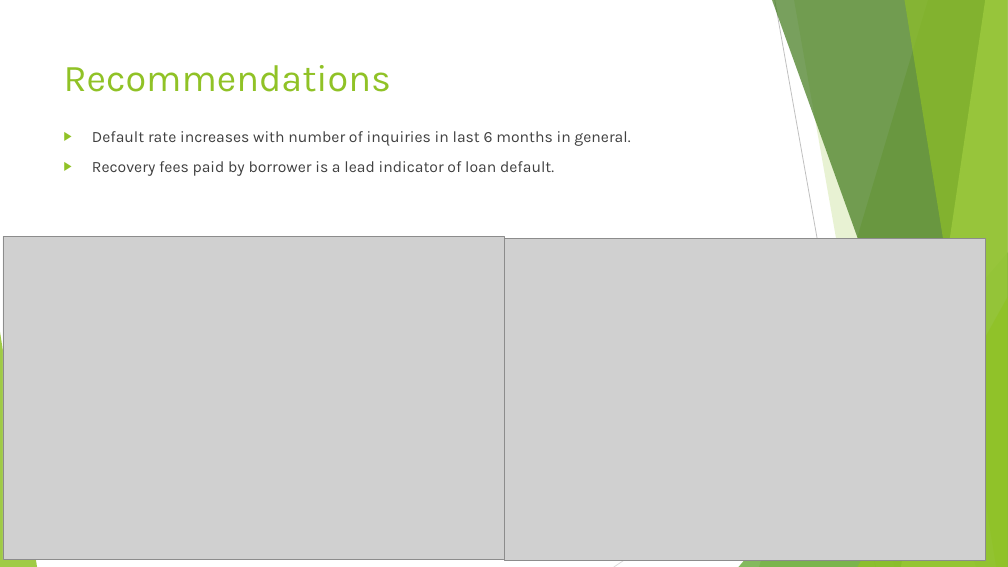
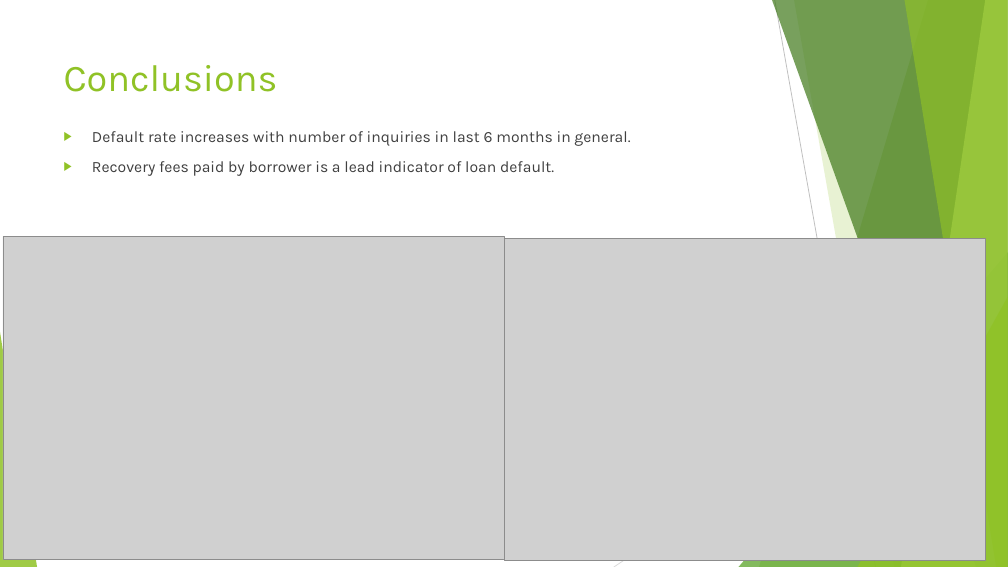
Before and after one commit to sivavaddadi/LendingClubCaseStudy, a slide deck: slide 12 of Lending_Club_Case_Study.pptx (slide 14 before the commit). Drawn at 1008x567 pixels with LibreOffice and Linux fonts; fonts in the diff are those of the drawing; grey boxes stand for pictures. Boxes give left, top, right and bottom in pixels: in the first picture for what was removed or moved away, otherwise in the second. Text is boxed around its words. In the diff, an @@ line names an element or a change of style, - is before the commit and + after.

```diff
--- a/Lending_Club_Case_Study.pptx
+++ b/Lending_Club_Case_Study.pptx
@@ title at bbox=[64, 65, 278, 92]: text changed @@
-Recommendations
+Conclusions
```
Also in this commit, not shown: 5 other slides changed, 1 slide added, 1 slide removed, 1 other file.
